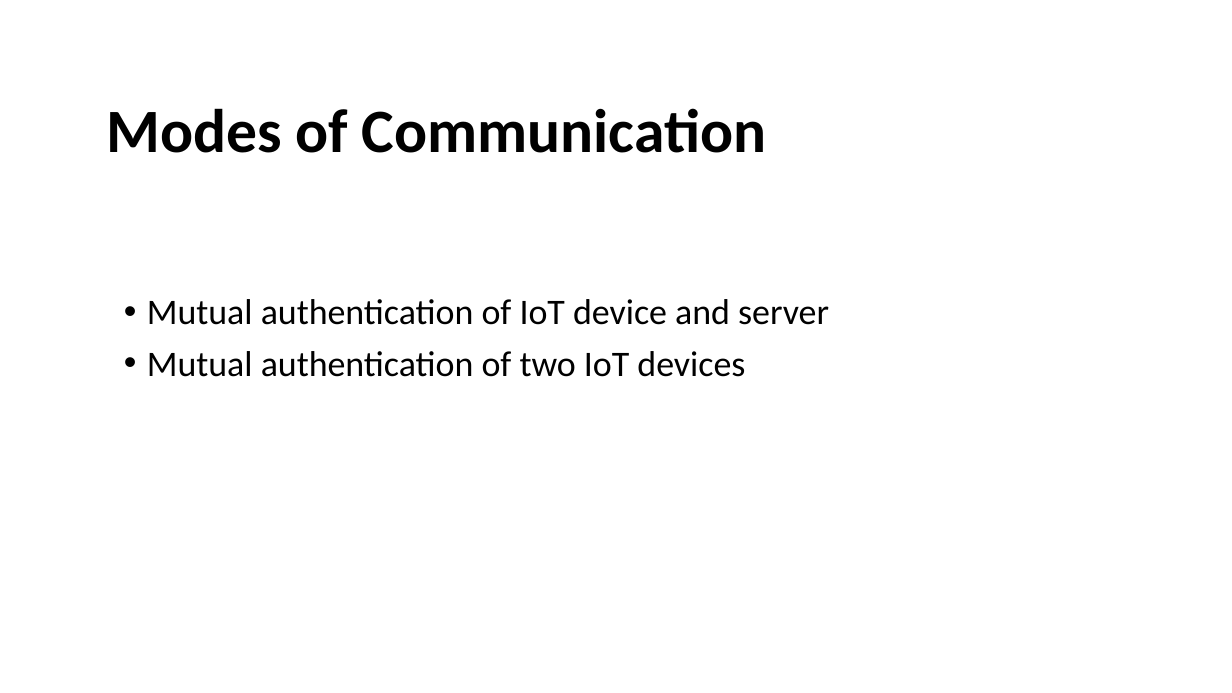
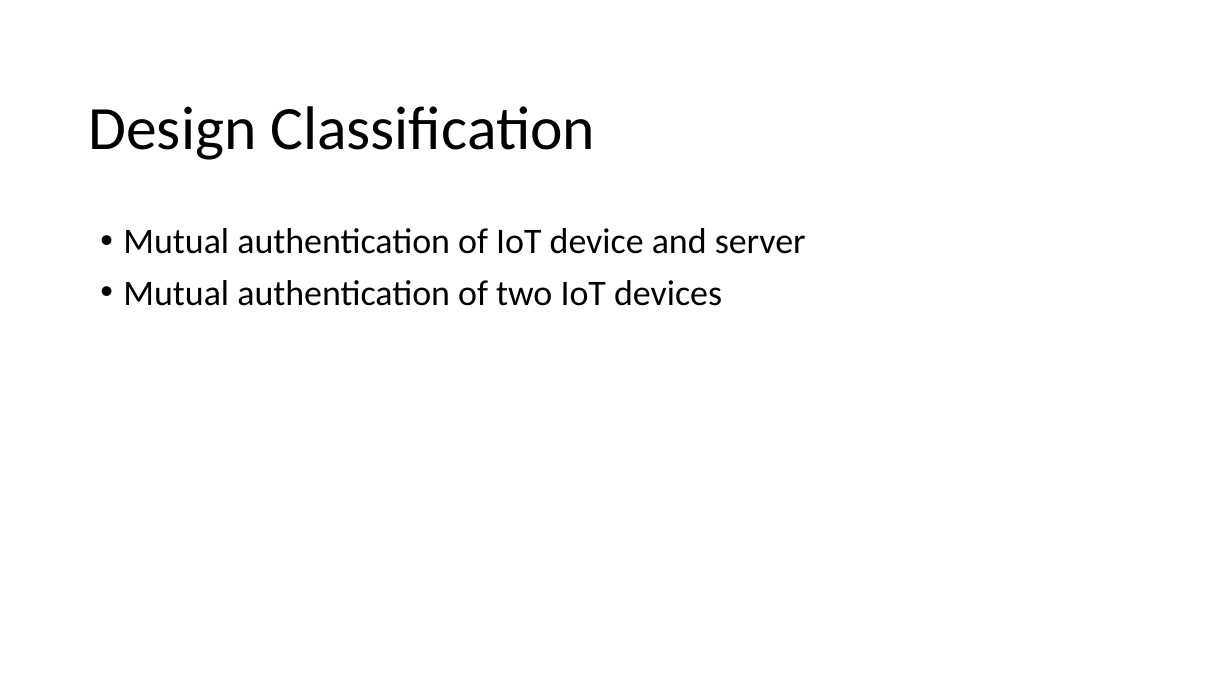
Before and after one commit to vinotha8888/authentication, a slide deck: slide 5 of review1.pptx. Drawn at 1232x693 pixels with LibreOffice and Linux fonts; fonts in the diff are those of the drawing. Boxes give left, top, right and bottom in pixels: in the first picture for what was removed or moved away, otherwise in the second. Text is boxed around its words. In the diff, an @@ line names an element or a change of style, - is before the commit and + after.

```diff
--- a/review1.pptx
+++ b/review1.pptx
@@ title at (88, 106, 595, 160): text changed; bold off @@
-Modes of Communication
+Design Classification
@@ text "Mutual authentication of IoT device ...": place and size @@
-text "Mutual authentication of IoT device ..." at (147, 299, 829, 377)
+text "Mutual authentication of IoT device ..." at (123, 228, 806, 306)
```
Also in this commit, not shown: 11 other slides changed, 3 slides added, 6 slides removed.
